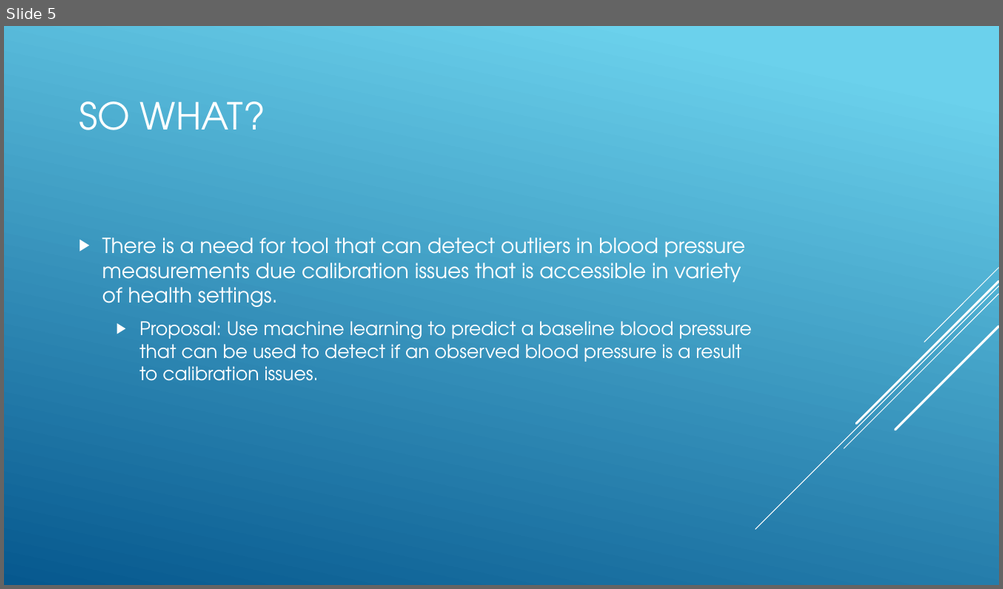
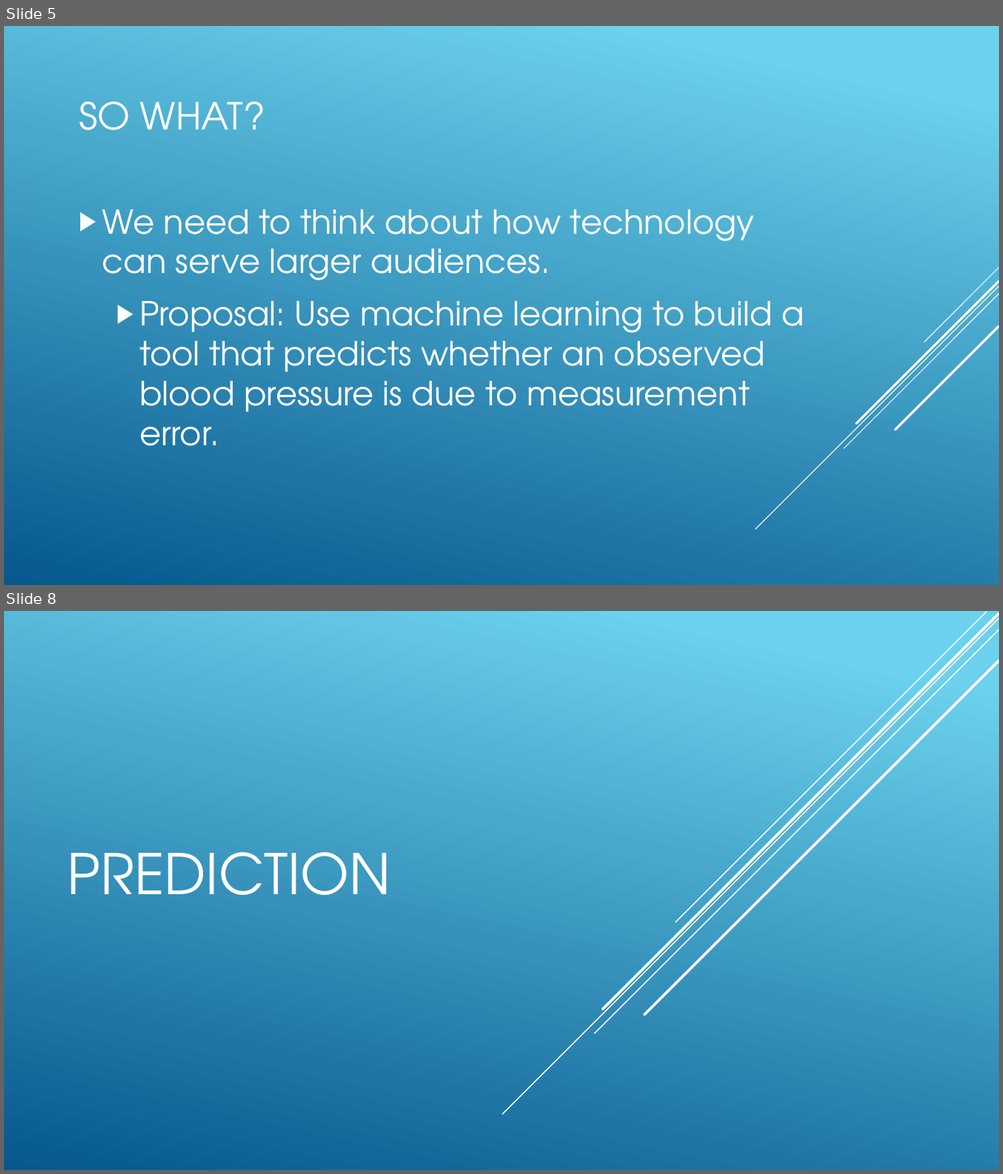
Before and after one commit to buehlere/senior-research, a slide deck: Presentation.pptx. Shown one above the other, each under a label of ours: slide 5 before the commit, slides 5 and 8 after it; the slides between them are not shown. The pictures are 1003x589 and 1003x1174 pixels, drawn with LibreOffice and Linux fonts; fonts in the diff are those of the drawing. Boxes give left, top, right and bottom in pixels: in the first picture for what was removed or moved away, otherwise in the second. Text is boxed around its words. In the diff, an @@ line names an element or a change of style, - is before the commit and + after.

```diff
--- a/Presentation.pptx
+++ b/Presentation.pptx
@@ slide 8 added at <box>4,611,999,1170</box>, background gradient #6ED2EB to #06588E @@
@@ line added from (999, 618) to (503, 1115), #FFFFFF 1 pt @@
@@ line added from (999, 629) to (595, 1034), #FFFFFF 1 pt @@
@@ line added from (999, 614) to (603, 1009), #FFFFFF 2.5 pt @@
@@ line added from (986, 612) to (675, 923), #FFFFFF 1 pt @@
@@ line added from (999, 661) to (644, 1015), #FFFFFF 2.5 pt @@
@@ title added at <box>68,852,391,895</box>, 54 pt, text #FFFFFF @@
+PREDICTION
@@ slide 5 changed as well @@
@@ text at <box>102,210,805,446</box>: text changed; size 18 to 32 pt @@
-▶ There is a need for tool that can detect outliers in blood pressure measurements due calibration issues that is accessible in variety of health settings.
-  ▶ Proposal: Use machine learning to predict a baseline blood pressure that can be used to detect if an observed blood pressure is a result to calibration issues.
+▶ We need to think about how technology can serve larger audiences.
+  ▶ Proposal: Use machine learning to build a tool that predicts whether an observed blood pressure is due to measurement error.
```
Also in this commit, not shown: 6 other slides changed, 10 other slides added, 1 slide removed, 10 other files.
